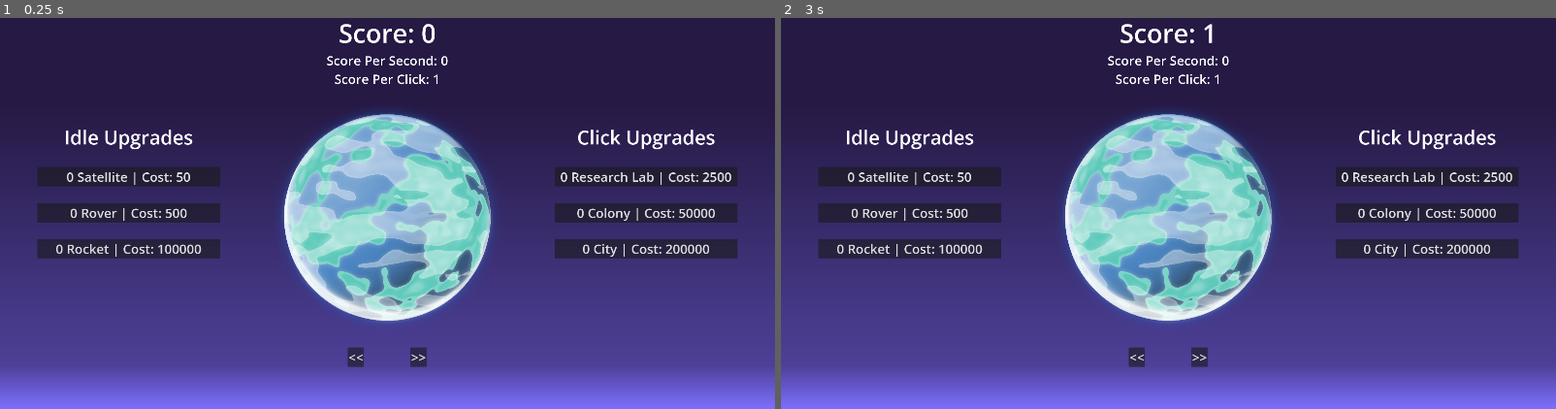
Above: before the commit, frames 1-2 (left to right).
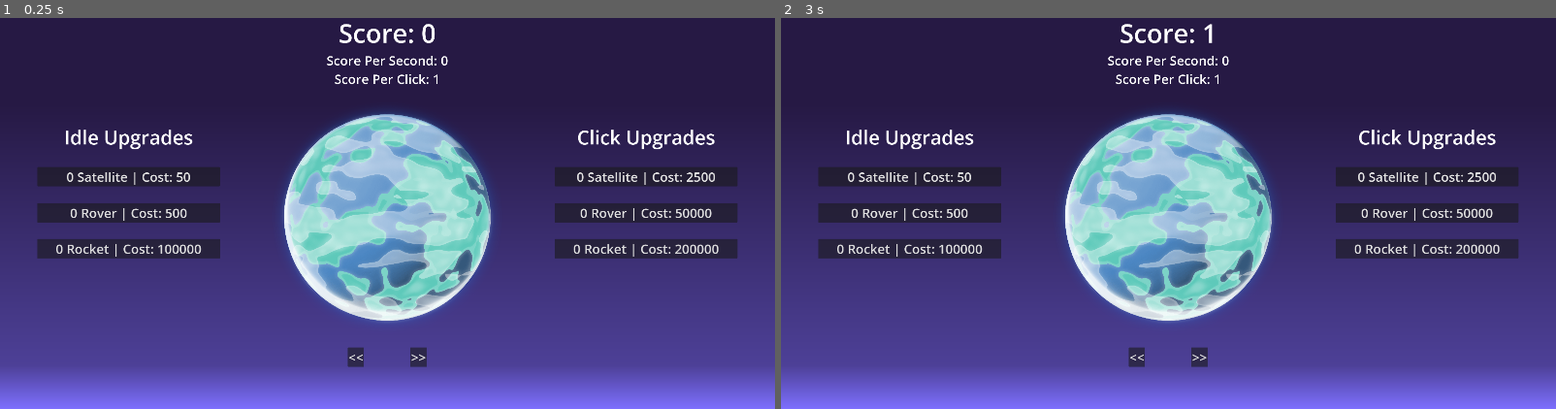
Above: after the commit, the same moments.

Repository: JStaed/planet-clicker-implementation
Game: Godot game, scene res://scenes/main.tscn
Two runs of this game, one before a commit and one after it. Both use one fixed random seed, a clock stepped at 60 frames per second and the inputs below.
Inputs (mouse positions are in pixels of both pictures, inside the frame that each line leads up to):
- Up to frame 1 (0.25 s): no input
- Up to frame 2 (3 s): click "0 Satellite | Cost: 50" at 0.5 s; click "0 Rover | Cost: 500" at 1.25 s; click "0 Rocket | Cost: 100000" at 2 s; click (1168, 217) at 2.75 s

The runs differ from the first frame. In frame 1, 0.8% of the frame differs, in the area x 72-95%, y 39-62%; in frame 2, 0.8%.

Commit message:
Implemented Rover Button

Diff:
--- a/scenes/main.tscn
+++ b/scenes/main.tscn
@@ -63,7 +63,7 @@
 layout_mode = 2
 size_flags_stretch_ratio = 0.1
 
-[node name="Button" type="Button" parent="CanvasLayer/Control/HBoxContainer/Left" unique_id=30746600]
+[node name="Satellite" type="Button" parent="CanvasLayer/Control/HBoxContainer/Left" unique_id=30746600]
 layout_mode = 2
 theme = ExtResource("2_sugp2")
 text = "0 Satellite | Cost: 50"
@@ -72,7 +72,7 @@
 layout_mode = 2
 size_flags_stretch_ratio = 0.1
 
-[node name="Button2" type="Button" parent="CanvasLayer/Control/HBoxContainer/Left" unique_id=1994265712]
+[node name="Rover" type="Button" parent="CanvasLayer/Control/HBoxContainer/Left" unique_id=1994265712]
 layout_mode = 2
 theme = ExtResource("2_sugp2")
 text = "0 Rover | Cost: 500"
@@ -81,7 +81,7 @@
 layout_mode = 2
 size_flags_stretch_ratio = 0.1
 
-[node name="Button3" type="Button" parent="CanvasLayer/Control/HBoxContainer/Left" unique_id=2004988596]
+[node name="Rocket" type="Button" parent="CanvasLayer/Control/HBoxContainer/Left" unique_id=2004988596]
 layout_mode = 2
 theme = ExtResource("2_sugp2")
 text = "0 Rocket | Cost: 100000"
@@ -174,7 +174,7 @@
 layout_mode = 2
 size_flags_stretch_ratio = 0.1
 
-[node name="Button" type="Button" parent="CanvasLayer/Control/HBoxContainer/Right" unique_id=335120536]
+[node name="ResearchLab" type="Button" parent="CanvasLayer/Control/HBoxContainer/Right" unique_id=335120536]
 layout_mode = 2
 theme = ExtResource("2_sugp2")
 text = "0 Research Lab | Cost: 2500"
@@ -183,7 +183,7 @@
 layout_mode = 2
 size_flags_stretch_ratio = 0.1
 
-[node name="Button2" type="Button" parent="CanvasLayer/Control/HBoxContainer/Right" unique_id=1263932650]
+[node name="Colony" type="Button" parent="CanvasLayer/Control/HBoxContainer/Right" unique_id=1263932650]
 layout_mode = 2
 theme = ExtResource("2_sugp2")
 text = "0 Colony | Cost: 50000"
@@ -192,7 +192,7 @@
 layout_mode = 2
 size_flags_stretch_ratio = 0.1
 
-[node name="Button3" type="Button" parent="CanvasLayer/Control/HBoxContainer/Right" unique_id=15556025]
+[node name="City" type="Button" parent="CanvasLayer/Control/HBoxContainer/Right" unique_id=15556025]
 layout_mode = 2
 theme = ExtResource("2_sugp2")
 text = "0 City | Cost: 200000"
@@ -204,5 +204,6 @@
 layout_mode = 2
 size_flags_stretch_ratio = 0.2
 
-[connection signal="pressed" from="CanvasLayer/Control/HBoxContainer/Left/Button" to="CanvasLayer/Control" method="_on_satellite_button_pressed"]
+[connection signal="pressed" from="CanvasLayer/Control/HBoxContainer/Left/Satellite" to="CanvasLayer/Control" method="_on_satellite_button_pressed"]
+[connection signal="pressed" from="CanvasLayer/Control/HBoxContainer/Left/Rover" to="CanvasLayer/Control" method="_on_rover_button_pressed"]
 [connection signal="pressed" from="CanvasLayer/Control/HBoxContainer/Middle/PlanetButton" to="CanvasLayer/Control" method="_on_planet_button_pressed"]
--- a/scripts/game.gd
+++ b/scripts/game.gd
@@ -31,12 +31,25 @@
 	$HBoxContainer/Middle/Score.text = "Score: " + str(score)
 	$HBoxContainer/Middle/ScorePerSecond.text = "Score Per Second: " + str(score_per_second)
 	$HBoxContainer/Middle/ScorePerClick.text = "Score Per Click: " + str(score_per_click)
-	$HBoxContainer/Left/Button.text = str(level[0]) + " Satellite | Cost: " + str(cost[0])
+	$HBoxContainer/Left/Satellite.text = str(level[0]) + " Satellite | Cost: " + str(cost[0])
+	$HBoxContainer/Left/Rover.text = str(level[1]) + " Rover | Cost: " + str(cost[1])
+	$HBoxContainer/Left/Rocket.text = str(level[2]) + " Rocket | Cost: " + str(cost[2])
+	$HBoxContainer/Right/ResearchLab.text = str(level[3]) + " Satellite | Cost: " + str(cost[3])
+	$HBoxContainer/Right/Colony.text = str(level[4]) + " Rover | Cost: " + str(cost[4])
+	$HBoxContainer/Right/City.text = str(level[5]) + " Rocket | Cost: " + str(cost[5])
+
+
+func purchase_upgrade(id: int) -> void:
+	if score >= cost[id]:
+		score -= cost[id]
+		cost[id] = int(floor(COST_FACTOR * cost[id]))
+		level[id] += 1
+		score_per_second += upgrade[id]
+		update_labels()
 
 func _on_satellite_button_pressed() -> void:
-	if score >= cost[0]:
-		score -= cost[0]
-		cost[0] = int(floor(COST_FACTOR * cost[0]))
-		level[0] += 1
-		score_per_second += upgrade[0]
-		update_labels()
+	purchase_upgrade(0)
+
+
+func _on_rover_button_pressed() -> void:
+	purchase_upgrade(1)
